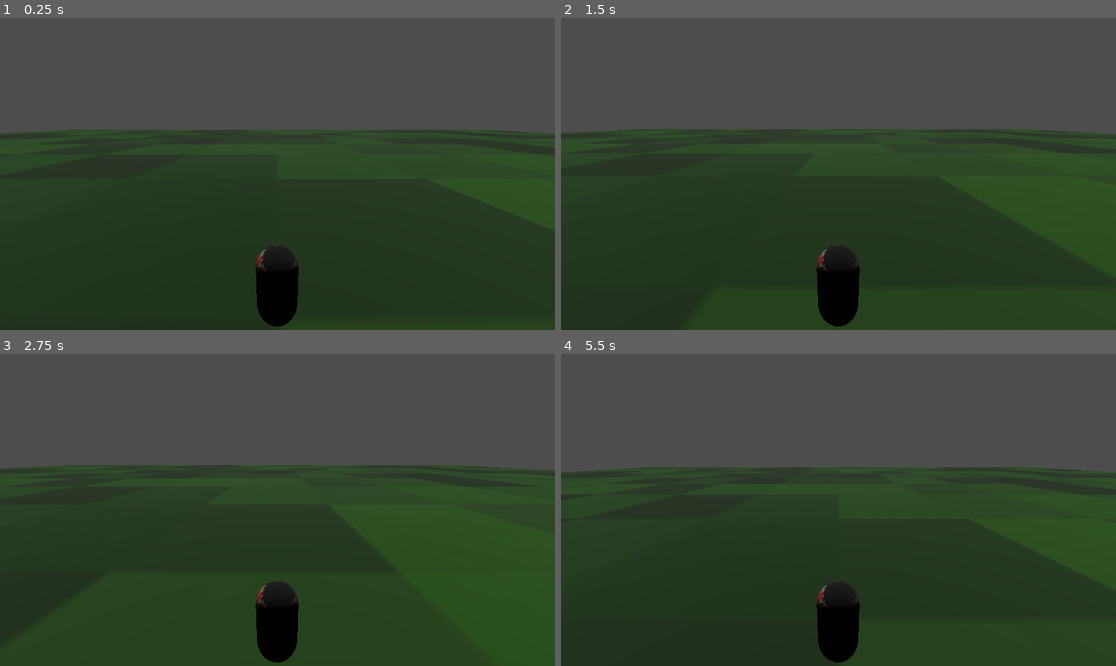
Above: before the commit, frames 1-4 (two rows, left to right).
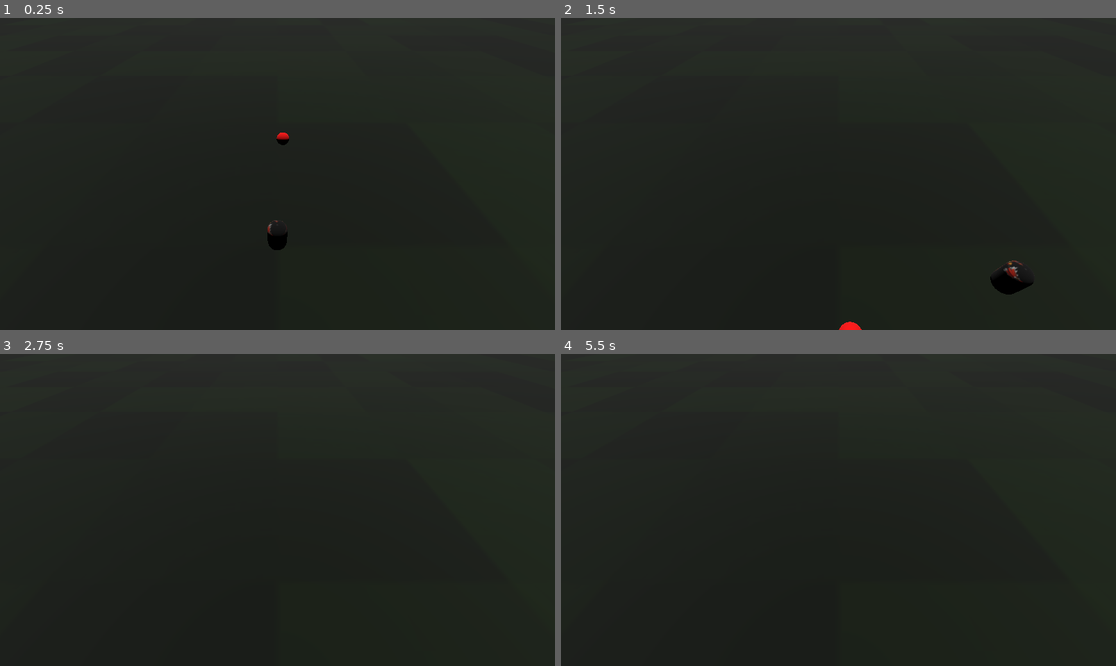
Above: after the commit, the same moments.

Repository: MogoMogoDev/SuperSentai
Game: Godot game, scene res://Scene/Main.tscn
The game is run twice, just before and just after one commit, with the same random seed, the same clock (stepped at 60 frames per second) and the same inputs.
Inputs:
- Up to frame 1 (0.25 s): no input
- Up to frame 2 (1.5 s): tap Enter (ui_accept) at 0.5, 0.6, 0.77, 1.07, 1.35 s; hold Right (ui_right) 0.53-1.28 s; hold Down (ui_down) from 1.28 s (still down)
- Up to frame 3 (2.75 s): tap Enter (ui_accept) at 1.52, 1.82, 2.1 s; release Down (ui_down) at 2.03 s; hold Right (ui_right) from 2.03 s (still down)
- Up to frame 4 (5.5 s): release Right (ui_right) at 2.78 s; hold Up (ui_up) 2.78-3.53 s; tap Enter (ui_accept) at 2.85, 3.02, 3.32, 3.5, 3.6, 3.77, 4.07, 4.35, 4.52, 4.82, 5.1 s; hold Left (ui_left) 3.53-5.03 s; hold Down (ui_down) from 5.03 s (still down)

The runs differ from the first frame. In frame 1, 59% of the frame differs, in the area x 0-100%, y 0-100%; in frame 2, 69%; in frame 3, 86%; in frame 4, 66%.

Commit message:
PlayerBase
Camera
Player movement
Projectile Collision

Diff:
--- /dev/null
+++ b/Projectile.tscn
@@ -0,0 +1,24 @@
+[gd_scene load_steps=5 format=3 uid="uid://cnqhatnu8t830"]
+
+[ext_resource type="Script" path="res://Script/Projectile.gd" id="1_avanr"]
+
+[sub_resource type="SphereShape3D" id="SphereShape3D_axgvh"]
+
+[sub_resource type="StandardMaterial3D" id="StandardMaterial3D_usudn"]
+albedo_color = Color(1, 0, 0, 1)
+
+[sub_resource type="SphereMesh" id="SphereMesh_dxqyl"]
+
+[node name="Node3D" type="Node3D"]
+
+[node name="Area3D" type="Area3D" parent="."]
+script = ExtResource("1_avanr")
+
+[node name="CollisionShape3D" type="CollisionShape3D" parent="Area3D"]
+shape = SubResource("SphereShape3D_axgvh")
+
+[node name="MeshInstance3D" type="MeshInstance3D" parent="Area3D"]
+material_override = SubResource("StandardMaterial3D_usudn")
+mesh = SubResource("SphereMesh_dxqyl")
+
+[connection signal="body_entered" from="Area3D" to="Area3D" method="_on_body_entered"]
--- a/Scene/Main.tscn
+++ b/Scene/Main.tscn
@@ -1,9 +1,9 @@
-[gd_scene load_steps=12 format=3 uid="uid://cac2tu8gaweu5"]
+[gd_scene load_steps=16 format=3 uid="uid://dlo3qc1uppky1"]
 
 [ext_resource type="Script" path="res://Script/BasicMove.gd" id="1_3vta1"]
 [ext_resource type="Texture2D" uid="uid://ci6v1nc46w3bb" path="res://Sprite/superSentai2.png" id="2_ktamc"]
-[ext_resource type="Script" path="res://Script/SpringArm3D.gd" id="3_djydu"]
 [ext_resource type="Texture2D" uid="uid://bnqpaqdg2mimx" path="res://Sprite/11635-v7.jpg" id="4_khwbo"]
+[ext_resource type="Script" path="res://Script/Projectile.gd" id="4_tatsh"]
 
 [sub_resource type="CapsuleShape3D" id="CapsuleShape3D_1jy65"]
 
@@ -16,7 +16,11 @@
 
 [sub_resource type="Skin" id="Skin_ygv4d"]
 
+[sub_resource type="BoxShape3D" id="BoxShape3D_614ey"]
+size = Vector3(3, 3, 3)
+
 [sub_resource type="StandardMaterial3D" id="StandardMaterial3D_j6me1"]
+albedo_color = Color(0.427451, 0.364706, 0.0901961, 1)
 albedo_texture = ExtResource("4_khwbo")
 albedo_texture_force_srgb = true
 
@@ -24,40 +28,62 @@
 
 [sub_resource type="WorldBoundaryShape3D" id="WorldBoundaryShape3D_61mbl"]
 
+[sub_resource type="SphereShape3D" id="SphereShape3D_sr52t"]
+
+[sub_resource type="StandardMaterial3D" id="StandardMaterial3D_a0v32"]
+albedo_color = Color(1, 0, 0, 1)
+
+[sub_resource type="SphereMesh" id="SphereMesh_v5n8x"]
+
 [node name="Node3D" type="Node3D"]
 
 [node name="SuperSentai" type="CharacterBody3D" parent="."]
 transform = Transform3D(1, 0, 0, 0, 1, 0, 0, 0, 1, 0, -0.113098, 0)
 script = ExtResource("1_3vta1")
 
-[node name="CollisionShape3D" type="CollisionShape3D" parent="SuperSentai"]
+[node name="HitBox" type="CollisionShape3D" parent="SuperSentai"]
 transform = Transform3D(1, 0, 0, 0, 1, 0, 0, 0, 1, 0.00761795, 1.14229, 0.0545866)
 shape = SubResource("CapsuleShape3D_1jy65")
 
-[node name="MeshInstance3D" type="MeshInstance3D" parent="SuperSentai/CollisionShape3D"]
+[node name="MeshInstance3D" type="MeshInstance3D" parent="SuperSentai/HitBox"]
 material_override = SubResource("StandardMaterial3D_t4xxa")
 mesh = SubResource("CapsuleMesh_rh2it")
 skin = SubResource("Skin_ygv4d")
 skeleton = NodePath("../..")
 
-[node name="SpringArm3D" type="SpringArm3D" parent="SuperSentai"]
-transform = Transform3D(1, 0, 0, 0, 1, 0, 0, 0, 1, 0, 5, -5)
-script = ExtResource("3_djydu")
+[node name="ParryZone" type="Area3D" parent="SuperSentai"]
 
-[node name="Camera3D" type="Camera3D" parent="SuperSentai/SpringArm3D"]
-transform = Transform3D(-1, -2.26267e-08, 8.44439e-08, 0, 0.965926, 0.258819, -8.74228e-08, 0.258819, -0.965926, 0, 0, 0)
+[node name="CollisionShape3D" type="CollisionShape3D" parent="SuperSentai/ParryZone"]
+transform = Transform3D(1, 0, 0, 0, 1, 0, 0, 0, 1, 0, 1.27549, 0)
+shape = SubResource("BoxShape3D_614ey")
 
 [node name="DirectionalLight3D" type="DirectionalLight3D" parent="."]
 transform = Transform3D(1, 0, 0, 0, 0.420149, 0.907455, 0, -0.907455, 0.420149, 1.70848, 41.7716, 11.8685)
 
-[node name="StaticBody3D" type="StaticBody3D" parent="."]
+[node name="Sol" type="StaticBody3D" parent="."]
 
-[node name="Sol" type="MeshInstance3D" parent="StaticBody3D"]
+[node name="Sol" type="MeshInstance3D" parent="Sol"]
 transform = Transform3D(100, 0, 0, 0, 100, 0, 0, 0, 100, 0, 0, 0)
 material_overlay = SubResource("StandardMaterial3D_j6me1")
 mesh = SubResource("PlaneMesh_yw4q5")
 skeleton = NodePath("../..")
 
-[node name="CollisionShape3D" type="CollisionShape3D" parent="StaticBody3D"]
+[node name="CollisionShape3D" type="CollisionShape3D" parent="Sol"]
 transform = Transform3D(100, 0, 0, 0, 100, 0, 0, 0, 100, 0, 0, 0)
 shape = SubResource("WorldBoundaryShape3D_61mbl")
+
+[node name="Projectile" type="Area3D" parent="."]
+transform = Transform3D(-0.998827, 0, 0.048414, 0, 1, 0, -0.048414, 0, -0.998827, -0.434334, 0.962689, 10.9919)
+script = ExtResource("4_tatsh")
+
+[node name="CollisionShape3D" type="CollisionShape3D" parent="Projectile"]
+shape = SubResource("SphereShape3D_sr52t")
+
+[node name="MeshInstance3D" type="MeshInstance3D" parent="Projectile"]
+material_override = SubResource("StandardMaterial3D_a0v32")
+mesh = SubResource("SphereMesh_v5n8x")
+
+[node name="Camera3D" type="Camera3D" parent="."]
+transform = Transform3D(-1, 6.18173e-08, -6.18173e-08, 0, 0.707107, 0.707107, 8.74228e-08, 0.707107, -0.707107, 0, 10.4649, -5)
+
+[connection signal="body_entered" from="Projectile" to="Projectile" method="_on_body_entered"]
--- a/Script/BasicMove.gd
+++ b/Script/BasicMove.gd
@@ -1,24 +1,10 @@
 extends CharacterBody3D
 
-
-const SPEED = 5.0
-const JUMP_VELOCITY = 4.5
-
-# Get the gravity from the project settings to be synced with RigidBody nodes.
-var gravity = ProjectSettings.get_setting("physics/3d/default_gravity")
+const HP = 3
+const SPEED = 10.0
+func _physics_process(delta):
 
 
-func _physics_process(delta):
-	# Add the gravity.
-	if not is_on_floor():
-		velocity.y -= gravity * delta
-
-	# Handle Jump.
-	if Input.is_action_just_pressed("ui_accept") and is_on_floor():
-		velocity.y = JUMP_VELOCITY
-
-	# Get the input direction and handle the movement/deceleration.
-	# As good practice, you should replace UI actions with custom gameplay actions.
 	var input_dir = Input.get_vector("ui_left", "ui_right", "ui_up", "ui_down")
 	var direction = (transform.basis * Vector3(-input_dir.x, 0, -input_dir.y)).normalized()
 	if direction:
--- /dev/null
+++ b/Script/Projectile.gd
@@ -0,0 +1,16 @@
+extends Area3D
+
+@export var speed: float = 10.0
+@export var damage: int = 10
+
+
+func _process(delta):
+	global_translate(Vector3(0, 0, -speed) * delta)
+
+func _on_body_entered(body):
+	if body is CharacterBody3D:
+		_on_impact(body)
+		queue_free()
+
+func _on_impact(body):
+	pass
